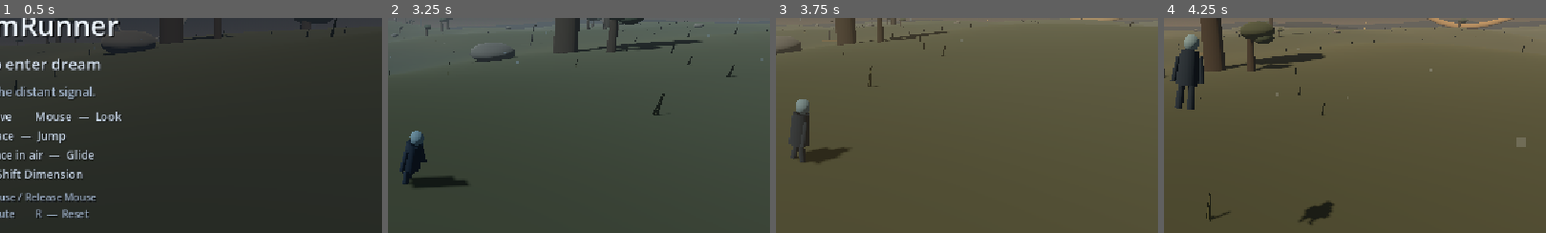
Above: before the commit, frames 1-4 (left to right).
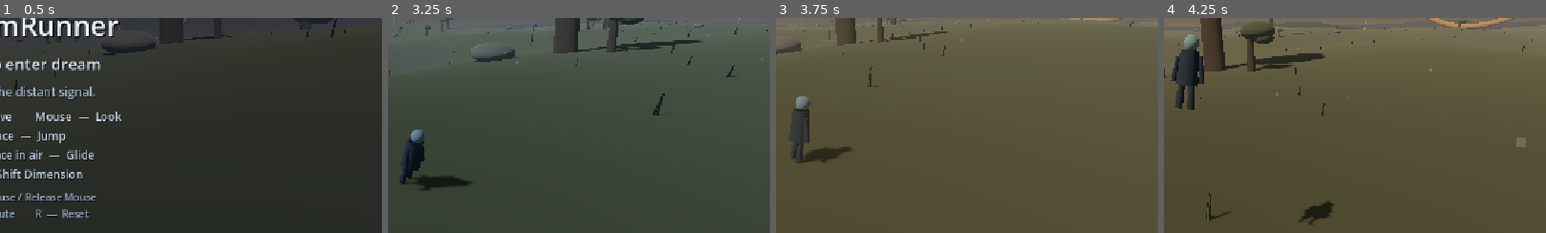
Above: after the commit, the same moments.

Repository: nimanimanima-rgb/DreamRunner
Game: Godot game, scene res://scenes/Game.tscn
Two runs of this game, one before a commit and one after it. Both use one fixed random seed, a clock stepped at 60 frames per second and the inputs below.
Inputs (mouse positions are % of the whole screen's width and height, from its top left):
- Up to frame 1 (0.5 s): no input
- Up to frame 2 (3.25 s): tap Enter at 0.5 s; move the mouse to (72, 45) at 0.52 s; hold D (move_right) 0.53-1.28 s; hold Q (shift_dimension) 0.53-1.28 s; click (72, 45) at 0.67 s; tap Space (jump) at 0.77, 1.52, 3.02 s; move the mouse to (45, 50) at 1.27 s; hold W (move_forward) from 1.28 s (still down); tap M at 1.35, 2.85 s; move the mouse to (52, 48) at 2.02 s; hold Q (shift_dimension) 2.03-2.78 s; move the mouse to (49, 52) at 2.77 s; click (49, 52) at 2.92 s
- Up to frame 3 (3.75 s): keep holding W (move_forward); move the mouse to (57, 51) at 3.52 s; hold Q (shift_dimension) from 3.53 s (still down)
- Up to frame 4 (4.25 s): keep holding W (move_forward); keep holding Q (shift_dimension); tap Space (jump) at 3.77 s
The pictures show only the part of the screen within x 47-97%, y 28-78%; the shares and areas given below are measured in that part.

Frame 1 is identical in both runs. In frame 2, 0.3% of the frame differs, in the area x 3-22%, y 52-80%; in frame 3, 0.3%; in frame 4, less than 0.1%.

Commit message:
Add bounding hop run animation

Diff:
--- a/scripts/player_controller.gd
+++ b/scripts/player_controller.gd
@@ -32,12 +32,15 @@
 @export var pose_smoothing: float = 5.5
 
 @export_group("Procedural Visual Motion")
-@export_range(0.0, 0.12, 0.005) var run_bob_height: float = 0.035
-@export_range(0.0, 15.0, 0.5) var run_visual_lean_degrees: float = 7.0
-@export_range(15.0, 55.0, 1.0) var run_arm_swing_degrees: float = 38.0
-@export_range(15.0, 50.0, 1.0) var run_leg_swing_degrees: float = 34.0
-@export_range(3.0, 14.0, 0.25) var run_stride_length: float = 7.5
-@export_range(0.5, 1.5, 0.05) var locomotion_cycle_multiplier: float = 1.0
+@export_range(0.0, 0.6, 0.01) var bound_hop_height: float = 0.3
+@export_range(1.5, 4.0, 0.05) var bound_full_speed_footfalls_per_second: float = 2.9
+@export_range(0.2, 1.0, 0.05) var bound_min_cadence_factor: float = 0.45
+@export_range(0.0, 20.0, 1.0) var bound_body_pitch_degrees: float = 9.0
+@export_range(0.0, 18.0, 1.0) var bound_side_sway_degrees: float = 4.0
+@export_range(10.0, 65.0, 1.0) var bound_leg_drive_degrees: float = 46.0
+@export_range(5.0, 45.0, 1.0) var bound_trailing_leg_degrees: float = 24.0
+@export_range(5.0, 50.0, 1.0) var bound_arm_counter_degrees: float = 26.0
+@export_range(0.0, 0.25, 0.01) var bound_landing_squash: float = 0.08
 @export_range(20.0, 80.0, 1.0) var glide_arm_lift_degrees: float = 64.0
 @export_range(5.0, 45.0, 1.0) var glide_arm_open_degrees: float = 28.0
 @export_range(0.0, 25.0, 1.0) var glide_leg_trail_degrees: float = 14.0
@@ -358,37 +361,54 @@
 	var gliding: bool = is_gliding()
 	var run_blend: float = clampf(horizontal_speed / maxf(run_speed, 0.1), 0.0, 1.0)
 	if moving_on_ground:
-		motion_phase += (
-			delta * horizontal_speed / maxf(run_stride_length, 0.1)
-			* TAU * locomotion_cycle_multiplier
-		)
-	elif is_on_floor():
-		motion_phase += delta * 1.15
-
-	var motion_weight: float = (
-		run_blend
+		var cadence: float = lerpf(
+			bound_full_speed_footfalls_per_second * bound_min_cadence_factor,
+			bound_full_speed_footfalls_per_second,
+			run_blend
+		)
+		motion_phase = fmod(motion_phase + delta * cadence * TAU, TAU)
+
+	var motion_weight: float = run_blend if moving_on_ground else 0.0
+	var hop_arc: float = absf(sin(motion_phase)) if moving_on_ground else 0.0
+	var contact_selector: float = signf(cos(motion_phase))
+	var leg_drive: float = deg_to_rad(bound_leg_drive_degrees) * motion_weight
+	var trailing_leg: float = deg_to_rad(bound_trailing_leg_degrees) * motion_weight
+	var left_leg_target: float = 0.0
+	var right_leg_target: float = 0.0
+	if moving_on_ground and contact_selector >= 0.0:
+		# Right support, left leg reaching into the next long dream-bound.
+		right_leg_target = trailing_leg * 0.25
+		left_leg_target = -leg_drive * hop_arc
+	elif moving_on_ground:
+		left_leg_target = trailing_leg * 0.25
+		right_leg_target = -leg_drive * hop_arc
+
+	var arm_counter_scale: float = (
+		deg_to_rad(bound_arm_counter_degrees)
+		/ maxf(deg_to_rad(bound_leg_drive_degrees), 0.001)
+	)
+	var left_arm_target: float = -right_leg_target * arm_counter_scale
+	var right_arm_target: float = -left_leg_target * arm_counter_scale
+	var left_arm_open_target: float = deg_to_rad(-8.0)
+	var right_arm_open_target: float = deg_to_rad(8.0)
+
+	var target_bob: float = hop_arc * bound_hop_height * motion_weight
+	var target_lean: float = (
+		-deg_to_rad(bound_body_pitch_degrees) * run_blend
 		if moving_on_ground
 		else 0.0
 	)
-	var arm_amplitude: float = deg_to_rad(run_arm_swing_degrees) * motion_weight
-	var leg_amplitude: float = deg_to_rad(run_leg_swing_degrees) * motion_weight
-	var target_arm_swing: float = sin(motion_phase) * arm_amplitude
-	var target_leg_swing: float = sin(motion_phase) * leg_amplitude
-	if not moving_on_ground:
-		target_arm_swing = 0.0
-		target_leg_swing = 0.0
-	var left_arm_target: float = target_arm_swing
-	var right_arm_target: float = -target_arm_swing
-	var left_leg_target: float = -target_leg_swing
-	var right_leg_target: float = target_leg_swing
-	var left_arm_open_target: float = deg_to_rad(-8.0)
-	var right_arm_open_target: float = deg_to_rad(8.0)
-
-	var target_bob: float = sin(motion_phase * 2.0) * run_bob_height * motion_weight
-	if not moving_on_ground:
-		target_bob = sin(motion_phase) * 0.012 if is_on_floor() else 0.0
-	var target_lean: float = -deg_to_rad(run_visual_lean_degrees) * run_blend
+	var target_side_sway: float = (
+		sin(motion_phase) * deg_to_rad(bound_side_sway_degrees) * motion_weight
+		if moving_on_ground
+		else 0.0
+	)
+	var contact_strength: float = 1.0 - hop_arc if moving_on_ground else 0.0
 	var target_stretch: float = 1.0
+	var target_width: float = 1.0
+	if moving_on_ground:
+		target_stretch -= contact_strength * bound_landing_squash * motion_weight
+		target_width += contact_strength * 0.025 * motion_weight
 	if not is_on_floor() and not gliding:
 		target_lean = -deg_to_rad(4.0)
 		target_stretch = 1.025 if velocity.y > 0.0 else 1.0
@@ -406,8 +426,12 @@
 	motion_pivot.position.y = lerpf(motion_pivot.position.y, target_bob, weight)
 	motion_pivot.rotation.x = lerp_angle(motion_pivot.rotation.x, target_lean, weight)
 	motion_pivot.rotation.y = 0.0
-	motion_pivot.rotation.z = 0.0
-	motion_pivot.scale = motion_pivot.scale.lerp(Vector3(1.0, target_stretch, 1.0), weight)
+	motion_pivot.rotation.z = lerp_angle(
+		motion_pivot.rotation.z, target_side_sway, weight
+	)
+	motion_pivot.scale = motion_pivot.scale.lerp(
+		Vector3(target_width, target_stretch, target_width), weight
+	)
 	left_arm_pivot.rotation.x = lerp_angle(left_arm_pivot.rotation.x, left_arm_target, weight)
 	right_arm_pivot.rotation.x = lerp_angle(right_arm_pivot.rotation.x, right_arm_target, weight)
 	left_arm_pivot.rotation.z = lerp_angle(left_arm_pivot.rotation.z, left_arm_open_target, weight)
